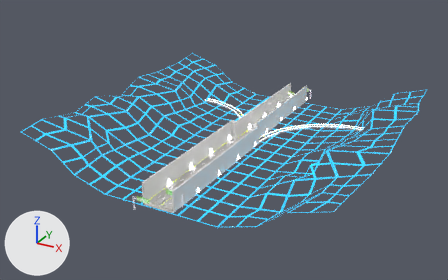
One commit to the FBX model Assets/FBX/Environment/Roads/RoadLevel1Last.fbx: the scene before it, then after it.
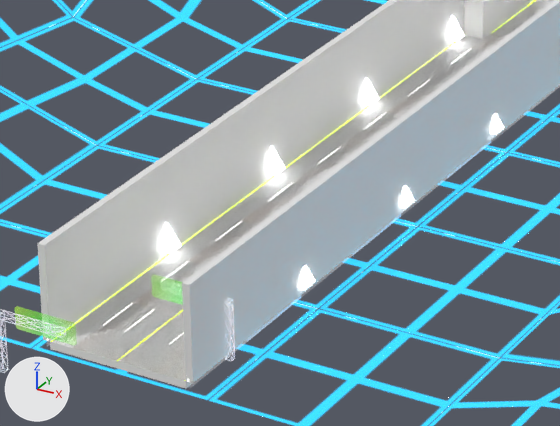
Each version appears first whole from a 50 mm lens placed at (354.0, -693.0, 346.0), pointed at (-17.0, -18.0, 8.0), and next in a close-up on the part from 30% to 56% of the width and 47% to 79% of the height. The lights are fixed; the arrows at lower left show +X, +Y and +Z. Objects named as collision shapes, trigger or cutter boxes, shadow casters or lower levels of detail are left out. Where no turn or scale is listed for an object, it has been applied to the vertices.

Names of what the first close-up shows: 'RoadLevel1Last_GR', 'RoadLevel1Last_LOD0', 'RoadLevel1Last_cldr', 'RoadLevel1Last_cldr_walls'.
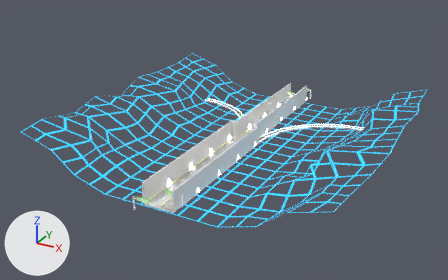
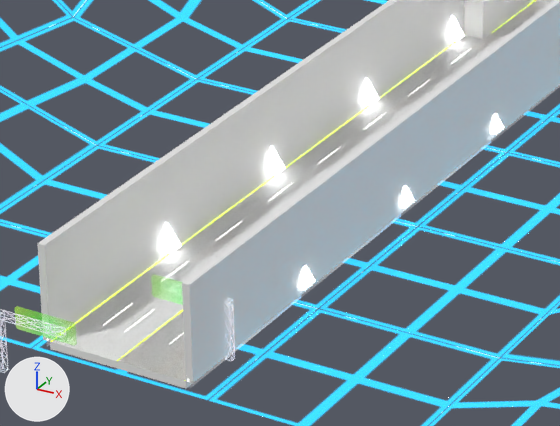
What differs and where, as boxes (x1, y1, x2, y2) in the close-ups (560 x 426 px):
part 1 of me_plane_013, cut back (yellow): before (50, 0, 536, 381)

Edits to the bpy script that builds the scene:
```text
Change me_plane_013:
    used by ob_roadlevel1last_lod0; location = (0.0, 0.0, 0.0)
    remove me_plane_013.from_pydata(...)  # 3882 vertices, 3684 faces; spans x -213.0..213.0, y -216.0..216.0, z -4.0..53.0
    add me_plane_013.from_pydata(...)  # 3347 vertices, 3209 faces; spans x -213.0..213.0, y -216.0..216.0, z -4.0..53.0
    me_plane_013 part 1: 74 vertices moved within x -131.0..131.0, y -200.0..200.0, z 0.0..2.0; 599 vertices removed from x -131.0..131.0, y -200.0..200.0, z -2.0..2.0; 64 vertices added at x -21.0..21.0, y -150.0..200.0, z 1.0
```
